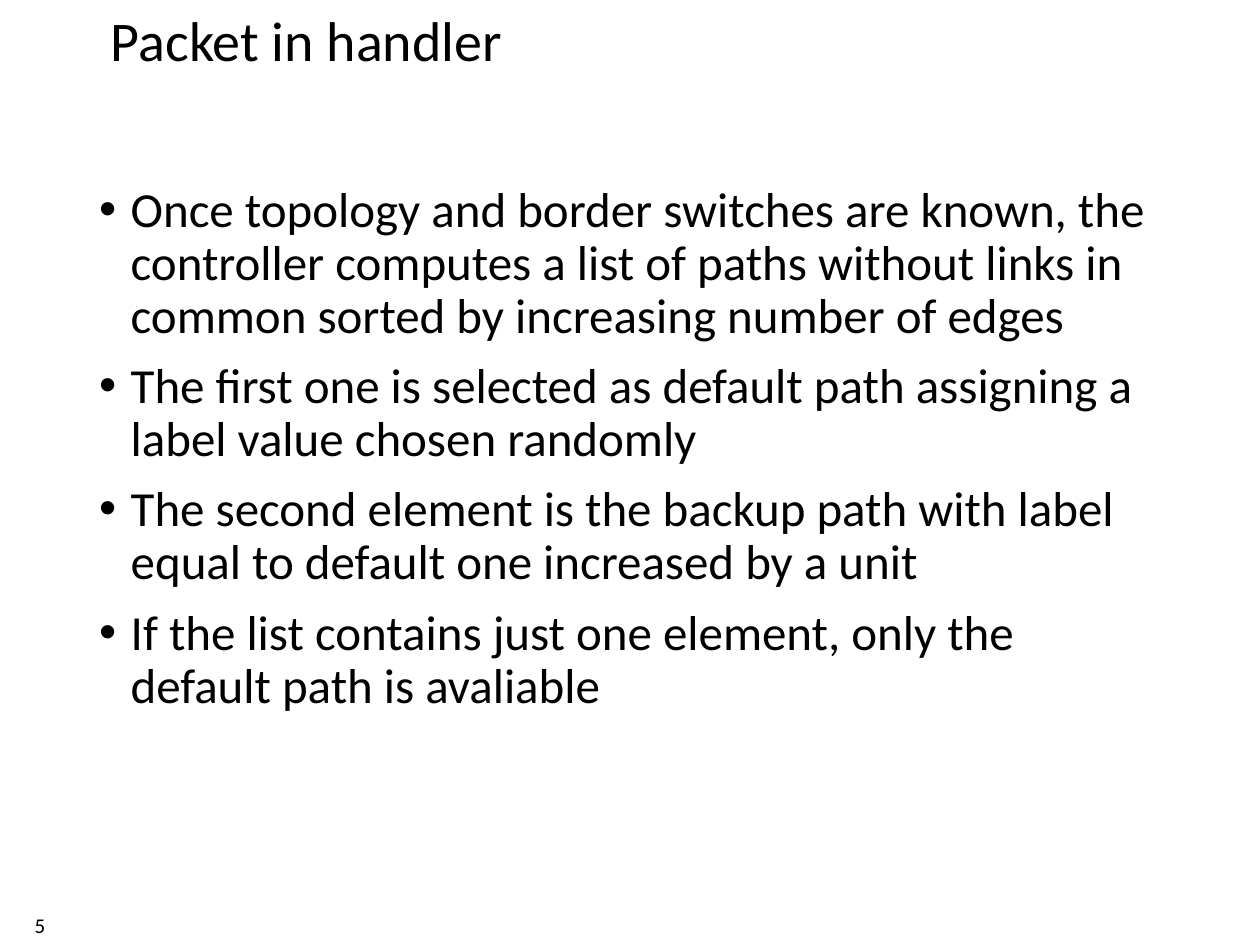
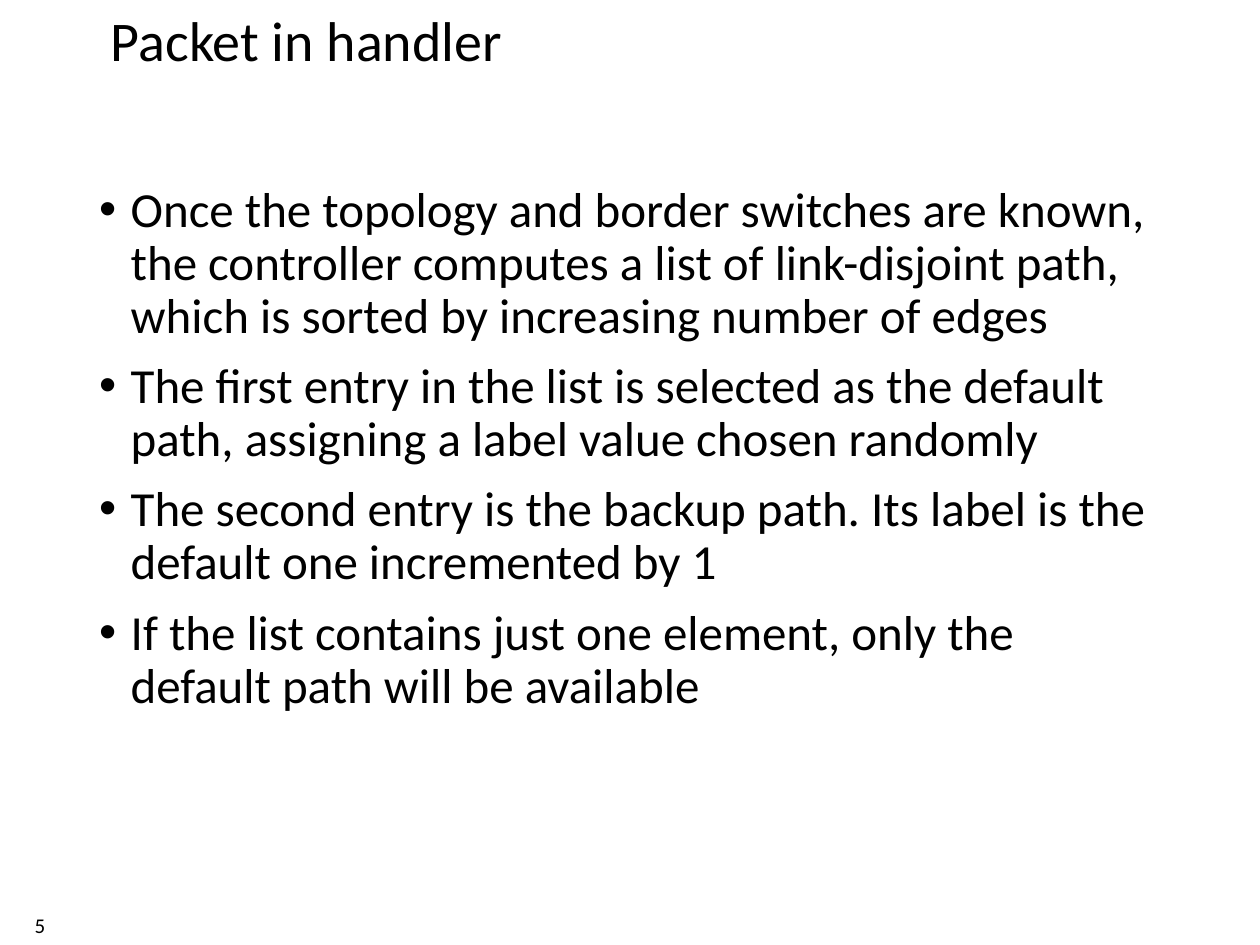
Before and after one commit to xdl907/switching-and-routing-project, a slide deck: slide 5 of template_project_exam__1_.pptx. Drawn at 1260x945 pixels with LibreOffice and Linux fonts; fonts in the diff are those of the drawing; background and template pictures are left out. Boxes give left, top, right and bottom in pixels: in the first picture for what was removed or moved away, otherwise in the second. Text is boxed around its words. In the diff, an @@ line names an element or a change of style, - is before the commit and + after.

```diff
--- a/template_project_exam__1_.pptx
+++ b/template_project_exam__1_.pptx
@@ text at (131,193,1145,711): text changed @@
-• Once topology and border switches are known, the controller computes a list of paths without links in common sorted by increasing number of edges
-• The first one is selected as default path assigning a label value chosen randomly
-• The second element is the backup path with label equal to default one increased by a unit
-• If the list contains just one element, only the default path is avaliable
+• Once the topology and border switches are known, the controller computes a list of link-disjoint path, which is sorted by increasing number of edges
+• The first entry in the list is selected as the default path, assigning a label value chosen randomly
+• The second entry is the backup path. Its label is the default one incremented by 1
+• If the list contains just one element, only the default path will be available
```
Also in this commit, not shown: 7 other slides changed.
